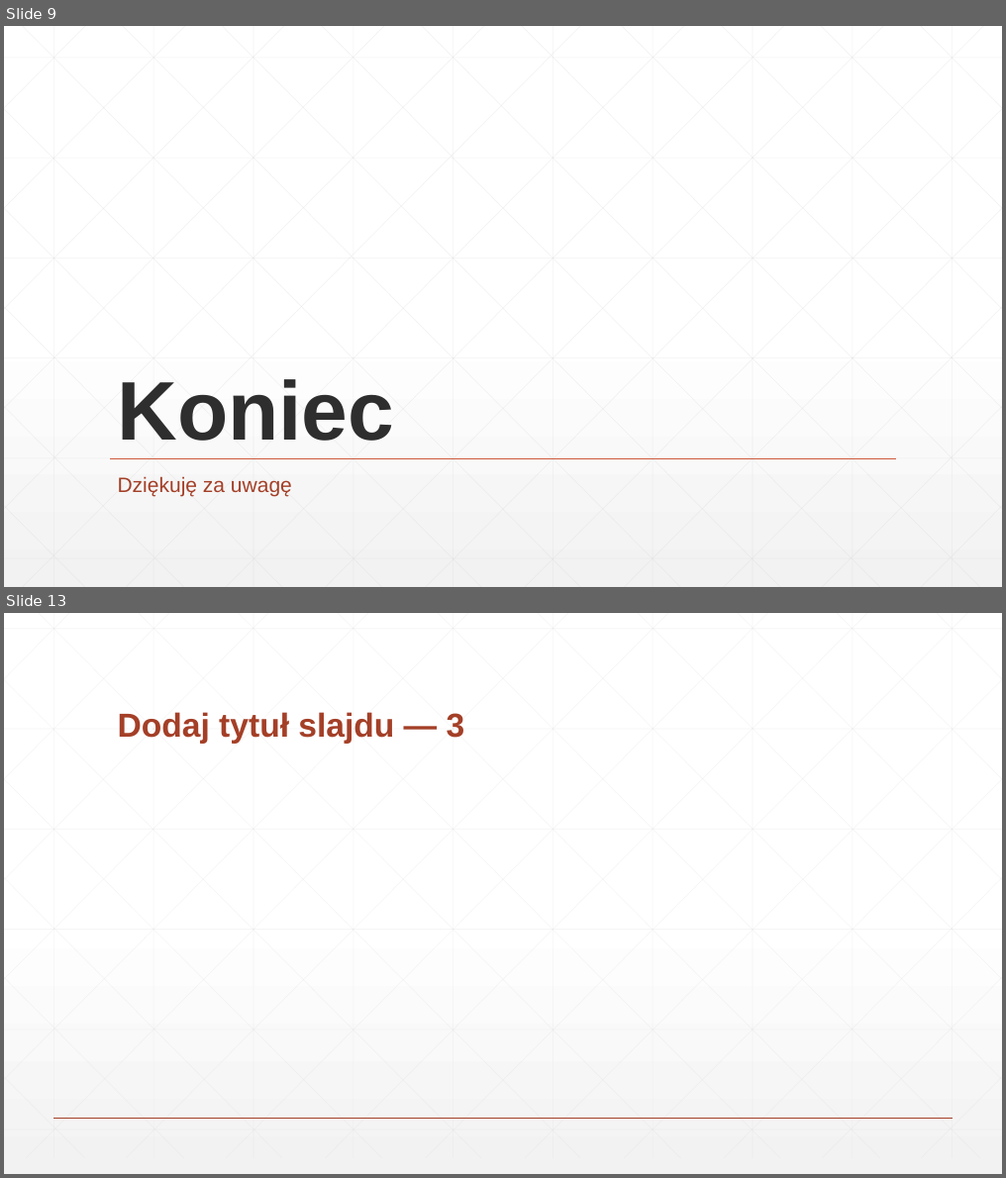
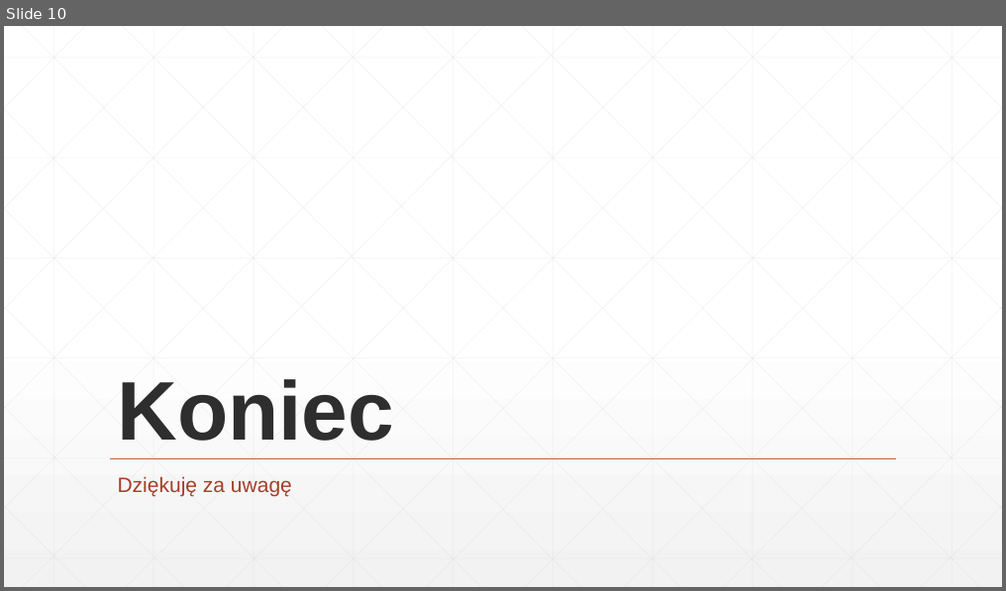
Before and after one commit to Xenvar2307/MiSK-project, a slide deck: Materiały/Prezentacja.pptx. Shown one above the other, each under a label of ours: slides 9 and 13 before the commit, slide 10 after it; the slides between them are not shown. The pictures are 1006x1178 and 1006x591 pixels, drawn with LibreOffice and Linux fonts; fonts in the diff are those of the drawing. Boxes give left, top, right and bottom in pixels: in the first picture for what was removed or moved away, otherwise in the second. Text is boxed around its words. In the diff, an @@ line names an element or a change of style, - is before the commit and + after.

```diff
--- a/Materiały/Prezentacja.pptx
+++ b/Materiały/Prezentacja.pptx
@@ slide 13 removed at [4,613,1002,1174], background gradient #FFFFFF to #F2F2F2 @@
@@ title removed at [118,712,465,744] @@
-Dodaj tytuł slajdu — 3
@@ group removed at [4,613,1002,1158]: 46 lines @@
@@ line removed from (54, 1118) to (952, 1118) @@
@@ what was slide 9 is now slide 10 @@
```
Also in this commit, not shown: 1 slide changed, 2 slides added, 7 other slides removed, 3 other files.
